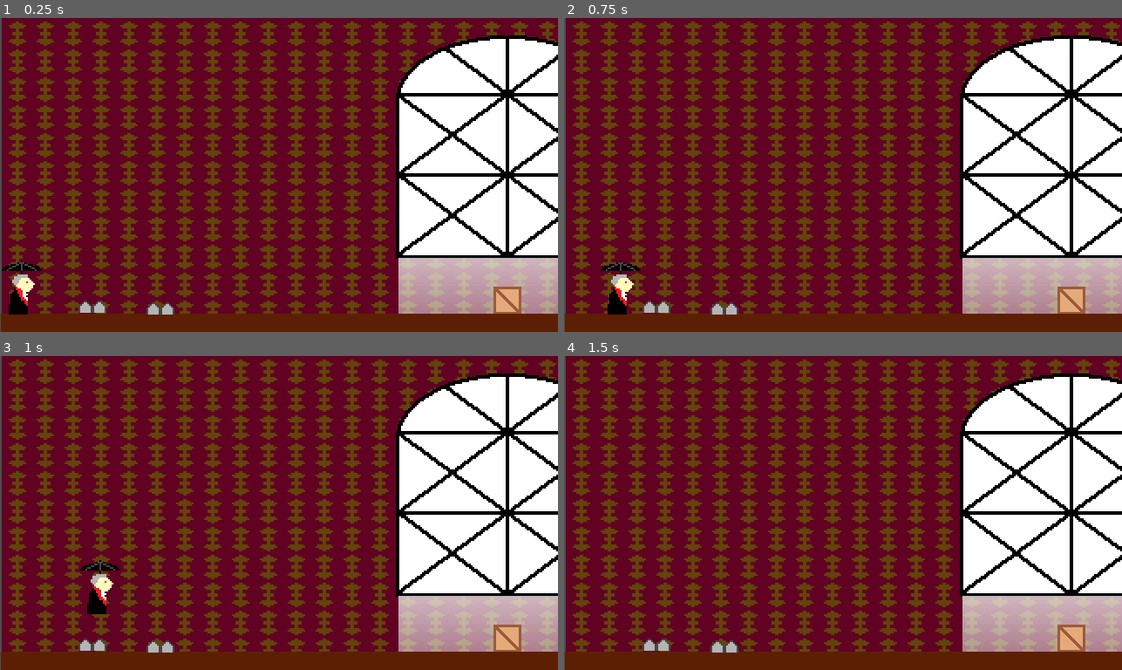
Above: before the commit, frames 1-4 (two rows, left to right).
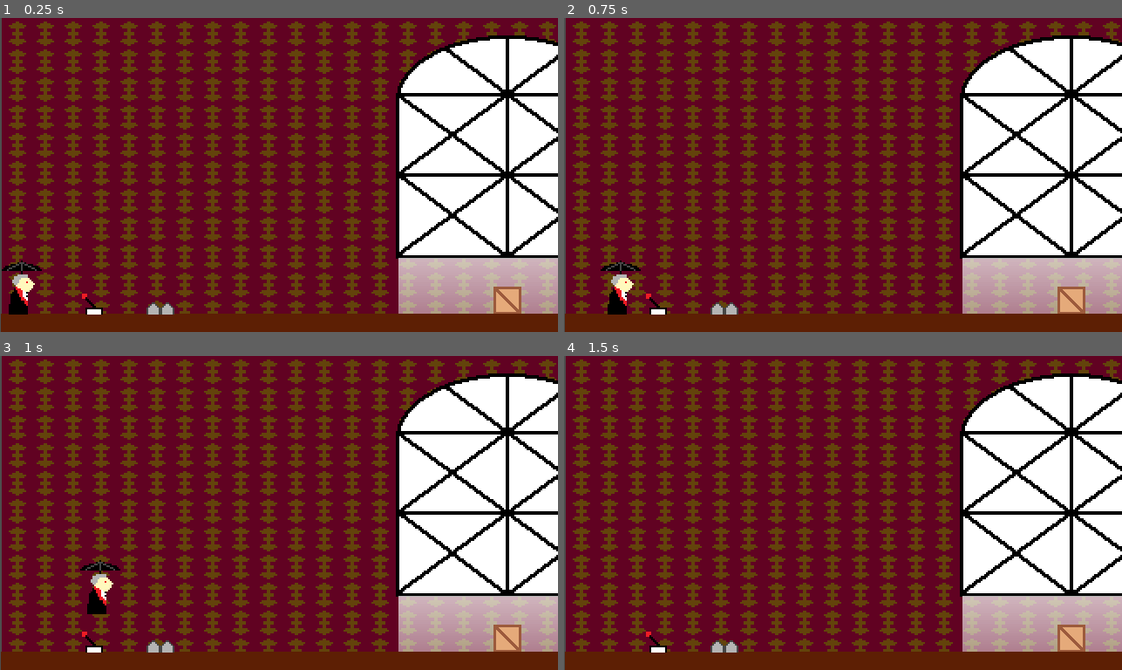
Above: after the commit, the same moments.

Repository: JedsadaSrijunpoe/sunlight-is-enemy
Game: Godot game, scene res://Level/level_1.tscn
Two runs of this game, one before a commit and one after it. Both use one fixed random seed, a clock stepped at 60 frames per second and the inputs below.
Inputs:
- Up to frame 1 (0.25 s): no input
- Up to frame 2 (0.75 s): tap Enter at 0.5 s; hold D (move_right) from 0.53 s (still down); tap J (interact) at 0.6 s
- Up to frame 3 (1 s): keep holding D (move_right); tap W (jump) at 0.77 s
- Up to frame 4 (1.5 s): keep holding D (move_right); tap J (interact) at 1.35 s

The runs differ from the first frame. In frame 1, 0.2% of the frame differs, in the area x 14-20%, y 87-95%; in frame 2, 0.2%; in frame 3, 0.2%; in frame 4, 0.2%.

Commit message:
Add switch sprite and switch state signal

Diff:
--- a/Level/level_1.tscn
+++ b/Level/level_1.tscn
@@ -61,7 +61,7 @@
 position = Vector2(92, 162)
 
 [node name="Switch" parent="." instance=ExtResource("7_kwgax")]
-position = Vector2(53, 161)
+position = Vector2(54, 162)
 
 [editable path="Window"]
 [editable path="Window/Hitbox"]
--- a/World/switch.gd
+++ b/World/switch.gd
@@ -1,16 +1,17 @@
 extends Area2D
 
 var entered = false
+var activated = false
+signal switch_state_changed(state)
 
-# Called when the node enters the scene tree for the first time.
-func _ready():
-	pass # Replace with function body.
+func _process(delta):
+	# Toggle the switch
+	if entered and Input.is_action_just_pressed("interact"):
+		activated = not activated
+		switch_state_changed.emit(activated)
 
-
-# Called every frame. 'delta' is the elapsed time since the previous frame.
-func _process(delta):
-	if entered and Input.is_action_just_pressed("interact"):
-		print("interact")
-
-func activate():
-	print("Switch activated")
+	# Flip the switch sprite
+	if activated:
+		$Sprite2D.flip_h = true
+	else:
+		$Sprite2D.flip_h = false
--- a/World/switch.tscn
+++ b/World/switch.tscn
@@ -1,9 +1,10 @@
 [gd_scene load_steps=4 format=3 uid="uid://cxqt7udetk2iw"]
 
 [ext_resource type="Script" path="res://World/switch.gd" id="1_vanye"]
-[ext_resource type="Texture2D" uid="uid://bfcrp654mxqk5" path="res://Hazard/spiketrap.png" id="2_nqams"]
+[ext_resource type="Texture2D" uid="uid://cijukhbpl8cpu" path="res://World/switch.png" id="2_xdddp"]
 
 [sub_resource type="RectangleShape2D" id="RectangleShape2D_mi0aw"]
+size = Vector2(20, 18)
 
 [node name="Switch" type="Area2D"]
 collision_layer = 16
@@ -11,7 +12,8 @@
 script = ExtResource("1_vanye")
 
 [node name="Sprite2D" type="Sprite2D" parent="."]
-texture = ExtResource("2_nqams")
+texture = ExtResource("2_xdddp")
 
 [node name="CollisionShape2D" type="CollisionShape2D" parent="."]
+position = Vector2(0, -1)
 shape = SubResource("RectangleShape2D_mi0aw")
Binary file added: World/switch.png
Not shown, added: World/switch.png.import
